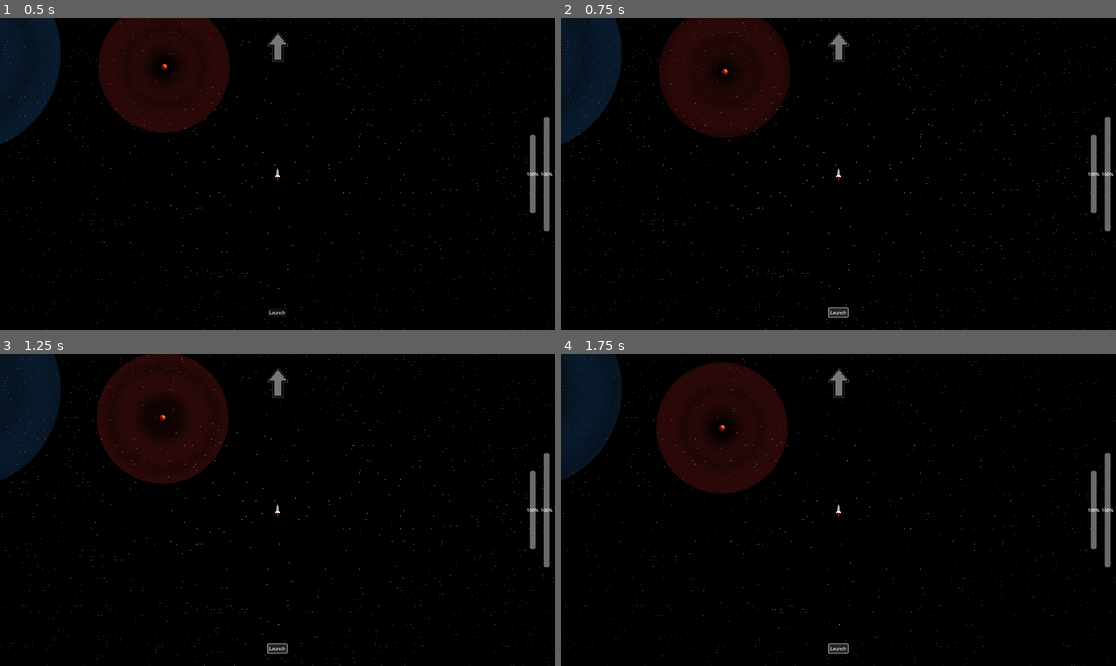
Above: before the commit, frames 1-4 (two rows, left to right).
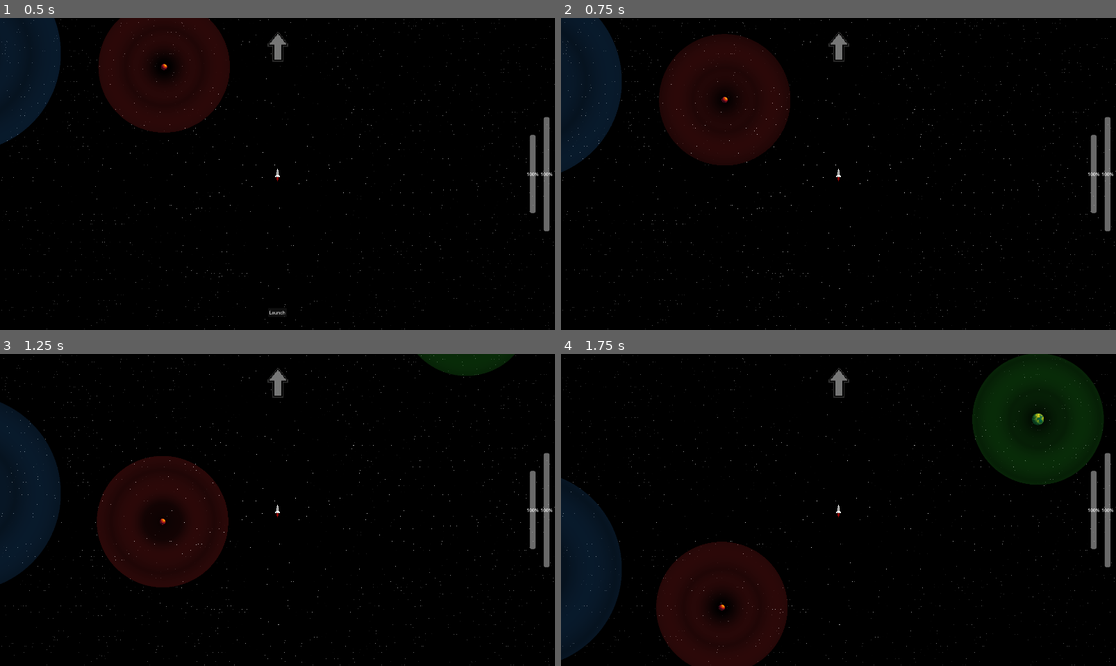
Above: after the commit, the same moments.

Repository: mythfrost/SpaceTaxi
Game: Godot game, scene res://Scenes/Main.tscn
Same seed, same stepped clock (60 frames per second), same inputs: the game is played once before the commit and once after it.
Inputs (mouse positions are in pixels of both pictures, inside the frame that each line leads up to):
- Up to frame 1 (0.5 s): no input
- Up to frame 2 (0.75 s): click "Launch" at 0.5 s
- Up to frame 3 (1.25 s): no input
- Up to frame 4 (1.75 s): click (838, 647) at 1.25 s, where only the run before the commit has a clickable "Launch"

Frame 1 is identical in both runs. In frame 2, 5.2% of the frame differs, in the area x 0-52%, y 0-96%; in frame 3, 19%; in frame 4, 30%, in the area x 0-98%, y 0-100%.
Error before the commit: Parse Error: Expected closing ")" after call arguments. (res://Scripts/main.gd:13)

Commit message:
Adding GameStateManager

Diff:
--- a/Scenes/Main.tscn
+++ b/Scenes/Main.tscn
@@ -153,5 +153,6 @@
 offset_bottom = 157.0
 
 [node name="WorldCam" type="Camera2D" parent="."]
+zoom = Vector2(0.35, 0.35)
 
 [connection signal="pressed" from="CanvasLayer/Button" to="." method="_on_button_pressed"]
--- /dev/null
+++ b/Scripts/GameStateManager.gd
@@ -0,0 +1,112 @@
+# GameStateManager.gd
+extends Node
+class_name GameStateManager
+
+var current_state: GameState = null
+
+func _ready() -> void:
+	var main_scene := get_tree().current_scene
+	change_state( PlayingState.new(main_scene) )
+
+func change_state(new_state: GameState) -> void:
+	if current_state:
+		current_state.exit()
+	current_state = new_state
+	current_state.enter()
+
+func _input(event) -> void:
+	if current_state:
+		current_state.handle_input(event)
+
+func _process(delta: float) -> void:
+	if current_state:
+		current_state.update(delta)
+
+
+# Base interface
+class GameState:
+	func enter(): pass
+	func exit(): pass
+	func handle_input(event): pass
+	func update(delta): pass
+
+
+# --- Playing State ---
+class PlayingState extends GameState:
+	var owner
+
+	func _init(o):
+		owner = o
+
+	func enter() -> void:
+		owner.get_tree().paused = false
+
+	func handle_input(event) -> void:
+		var ship: Spaceship = owner.get_node("Spaceship") as Spaceship
+
+		# — SPACE: launch or break orbit
+		if event is InputEventKey and Input.is_action_pressed("ui_accept"):
+			if not ship.is_launched:
+				ship.launch()
+				# hide the UI button too, in case they pressed Space
+				owner.get_node("CanvasLayer/Button").hide()
+			elif ship.is_orbiting and not ship.is_landed:
+				ship.break_orbit()
+
+		# — ESC: pause
+		if event is InputEventKey and Input.is_action_pressed("ui_cancel"):
+			_GameStateManager.change_state( PausedState.new(owner) )
+
+		# — R: land/unland
+		if event is InputEventKey and Input.is_action_pressed("land"):
+			if ship.is_orbiting and not ship.is_landed:
+				ship.land()
+				_GameStateManager.change_state( LandedState.new(owner) )
+
+	func update(delta: float) -> void:
+		var ship: Spaceship = owner.get_node("Spaceship") as Spaceship
+		ship._physics_process(delta)
+
+
+# --- Paused State ---
+class PausedState extends GameState:
+	var owner
+
+	func _init(o):
+		owner = o
+
+	func enter() -> void:
+		owner.get_tree().paused = true
+		owner.get_node("CanvasLayer/PauseMenu").visible = true
+
+	func exit() -> void:
+		owner.get_tree().paused = false
+		owner.get_node("CanvasLayer/PauseMenu").visible = false
+
+	func handle_input(event) -> void:
+		if event is InputEventKey and event.is_action_pressed("ui_cancel"):
+			_GameStateManager.change_state(PlayingState.new(owner))
+
+	func update(delta: float) -> void:
+		pass
+
+
+# --- Landed State ---
+class LandedState extends GameState:
+	var owner
+
+	func _init(o):
+		owner = o
+
+	func enter() -> void:
+		owner.get_node("CanvasLayer2/QuestLabel").visible = true
+
+	func handle_input(event) -> void:
+		if event is InputEventKey and event.is_action_pressed("land"):
+			var ship := owner.get_node("Spaceship") as Spaceship
+			ship.unland()
+			owner.get_node("CanvasLayer2/QuestLabel").visible = false
+			_GameStateManager.change_state(PlayingState.new(owner))
+
+	func update(delta: float) -> void:
+		pass
--- a/Scripts/main.gd
+++ b/Scripts/main.gd
@@ -8,19 +8,31 @@
 @onready var arrow               = $CanvasLayer/Arrow
 @onready var quest_label         = $CanvasLayer2/QuestLabel
 
+var zoom1 := Vector2(1, 1)
+var zoom2 := Vector2(0.5, 0.5)
+var using_zoom1 := true
+var _zoom_pressed_last_frame := false
+
 func _ready() -> void:
-	# UI wiring stays here
-	launch_button.pressed.connect(lambda: GameStateManager._input(InputEventKey.new().set_action("ui_accept")))
+	# start FSM on this scene
+	_GameStateManager.change_state(GameStateManager.PlayingState.new(self))
+	# hook UI
+	launch_button.pressed.connect(_on_LaunchButton_pressed)
 	secondary_fuel_bar.max_value = spaceship.max_turn_fuel
 
+func _on_LaunchButton_pressed() -> void:
+	spaceship.launch()
+	launch_button.hide()
+
 func _input(event) -> void:
-	# forward all input to the state manager
-	GameStateManager._input(event)
+	# forward input to FSM
+	_GameStateManager._input(event)
 
 func _process(delta: float) -> void:
-	# update fuel bars when flying
+
+	# update UI
 	if spaceship.is_launched:
 		fuel_bar.value           = spaceship.current_fuel
 		secondary_fuel_bar.value = spaceship.turn_fuel
-	# update arrow pointing
-	GameStateManager._process(delta)
+
+	_GameStateManager._process(delta)
--- a/Scripts/spaceship.gd
+++ b/Scripts/spaceship.gd
@@ -2,59 +2,114 @@
 extends CharacterBody2D
 class_name Spaceship
 
-# Flight/orbit flags
-var is_launched = false
-var is_orbiting = false
-var is_landed   = false
-var orbit_body: Node2D = null
+@export var thrust_force   := 400.0
+@export var rotation_speed := 2.0
+@export var max_fuel       := 100.0
+@export var max_turn_fuel  := 50.0
 
-# Fuel/thrust
-@export var max_fuel := 175.0
-var current_fuel := max_fuel
-@export var thrust_power  := 500.0
-@export var fuel_burn_rate := 10.0
-@onready var flame = $Thrust
+var current_fuel: float
+var turn_fuel: float
+var is_launched: bool = false
+var is_orbiting: bool = false
+var is_landed: bool = false
 
-# Turning
-@export var max_turn_fuel       := 100.0
-@export var turn_fuel_burn_rate := 7.0
-@export var turn_speed          := 3.0
-var turn_fuel := max_turn_fuel
+# orbit support
+var orbit_center: Node2D = null
+var orbit_radius: float = 0.0
+var orbit_speed: float = 0.0
+var orbit_angle: float = 0.0
 
-# Orbit parameters
-var orbit_center: Vector2 = Vector2.ZERO
-var _orbit_radius: float  = 0.0
-var _orbit_speed: float   = 0.0
-var _orbit_angle: float   = 0.0
+# zoom toggle support
+var zoom1 := Vector2(0.35, 0.35)
+var zoom2 := Vector2(0.1, 0.1)
+var using_zoom1 := true
+var _zoom_pressed_prev := false
 
-# Damping
-@export var linear_damping := 100.0
+# camera reference
+var cam: Camera2D = null
+
+func _ready() -> void:
+	current_fuel = max_fuel
+	turn_fuel = max_turn_fuel
+	# enable _process
+	set_process(true)
+	# cache camera and make it current
+	cam = get_tree().current_scene.get_node("WorldCam") as Camera2D
+	if cam:
+		cam.make_current()
 
 func launch() -> void:
-	if is_landed:
-		return
-	is_orbiting = false
-	is_launched = true
-	velocity = Vector2.UP.rotated(rotation) * thrust_power
+	if not is_launched:
+		is_launched = true
+		velocity = Vector2(0, -500)
 
 func land() -> void:
-	# just hide and flag landed; GameStateManager handles camera/UI
-	is_launched = false
-	is_landed   = true
-	visible     = false
-	flame.visible = false
+	if is_orbiting and not is_landed:
+		is_landed = true
+		visible = false
+		velocity = Vector2.ZERO
 
 func unland() -> void:
-	is_landed = false
-	visible   = true
+	if is_landed:
+		is_landed = false
+		visible = true
 
-func _physics_process(delta: float) -> void:
-	# orbiting and flight logic untouched here…
-	pass
-
-func start_orbit(planet_node: Node2D, radius: float, speed: float) -> void:
-	# same as before
-	pass
+func start_orbit(center: Node2D, radius: float, speed: float) -> void:
+	is_orbiting = true
+	is_launched = false
+	orbit_center = center
+	orbit_radius = radius
+	orbit_speed = speed
+	orbit_angle = (global_position - center.global_position).angle()
 
 func stop_orbit() -> void:
 	is_orbiting = false
+	orbit_center = null
+
+func break_orbit() -> void:
+	if is_orbiting:
+		is_orbiting = false
+		is_launched = true
+		var radial = (global_position - orbit_center.global_position).normalized()
+		var tangent = Vector2(-radial.y, radial.x)
+		velocity = tangent * orbit_speed * orbit_radius
+	orbit_center = null
+
+func handle_physics(delta: float) -> void:
+	if is_launched and not is_landed:
+		# continuous thrust
+		if Input.is_action_pressed("thrust") and current_fuel > 0:
+			current_fuel -= delta
+			velocity += -transform.y * thrust_force * delta
+		# turning consumes turn fuel
+		if Input.is_action_pressed("turn_left") and turn_fuel > 0:
+			turn_fuel -= delta
+			rotation -= rotation_speed * delta
+		elif Input.is_action_pressed("turn_right") and turn_fuel > 0:
+			turn_fuel -= delta
+			rotation += rotation_speed * delta
+
+func _physics_process(delta: float) -> void:
+	if is_orbiting:
+		# orbit motion
+		orbit_angle += orbit_speed * delta
+		global_position = orbit_center.global_position + Vector2(cos(orbit_angle), sin(orbit_angle)) * orbit_radius
+		rotation = orbit_angle + PI
+	else:
+		handle_physics(delta)
+		move_and_slide()
+
+func _process(delta: float) -> void:
+	# make the camera follow the ship
+	if cam:
+		cam.position = global_position
+	# edge-detect zoom toggle
+	var zoom_pressed = Input.is_action_pressed("toggle_zoom")
+	if zoom_pressed and not _zoom_pressed_prev:
+		if cam:
+			if using_zoom1:
+				cam.zoom = zoom2
+			else:
+				cam.zoom = zoom1
+			using_zoom1 = not using_zoom1
+	_zoom_pressed_prev = zoom_pressed
--- a/project.godot
+++ b/project.godot
@@ -14,6 +14,10 @@
 run/main_scene="uid://cicfx016cgi4k"
 config/features=PackedStringArray("4.4", "Mobile")
 config/icon="res://art/icon.svg"
+
+[autoload]
+
+_GameStateManager="*res://Scripts/GameStateManager.gd"
 
 [display]
 
@@ -51,6 +55,11 @@
 "events": [Object(InputEventKey,"resource_local_to_scene":false,"resource_name":"","device":-1,"window_id":0,"alt_press …(192 unchanged characters)…
 ]
 }
+thrust={
+"deadzone": 0.2,
+"events": [Object(InputEventKey,"resource_local_to_scene":false,"resource_name":"","device":-1,"window_id":0,"alt_pressed":false,"shift_pressed":false,"ctrl_pressed":false,"meta_pressed":false,"pressed":false,"keycode":0,"physical_keycode":32,"key_label":0,"unicode":32,"location":0,"echo":false,"script":null)
+]
+}
 
 [rendering]
 
Not shown, added: Scripts/GameStateManager.gd.uid
